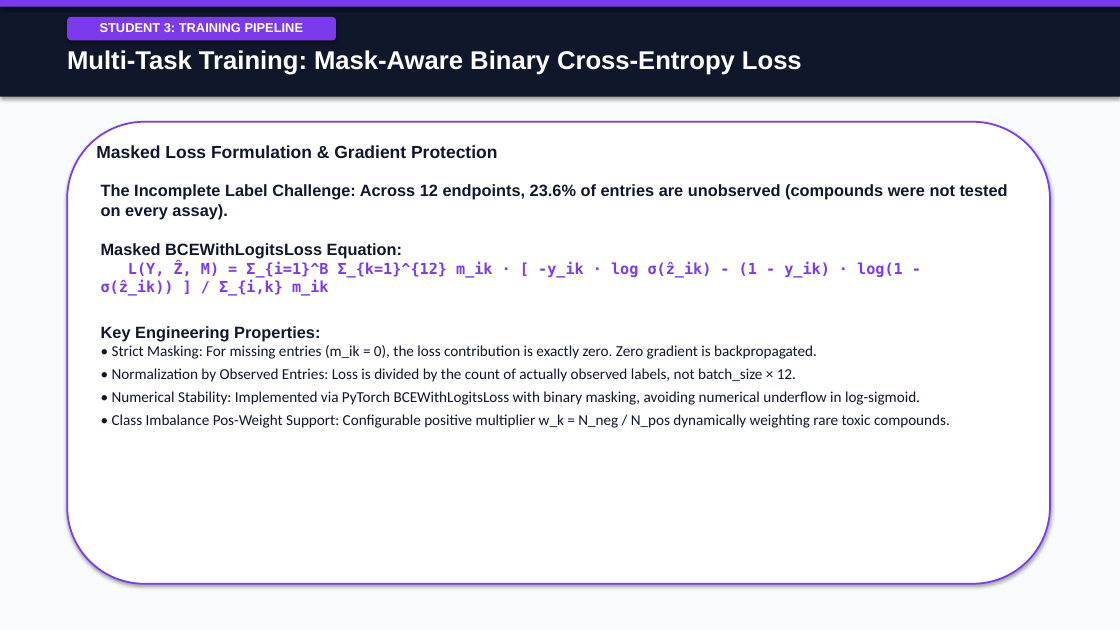
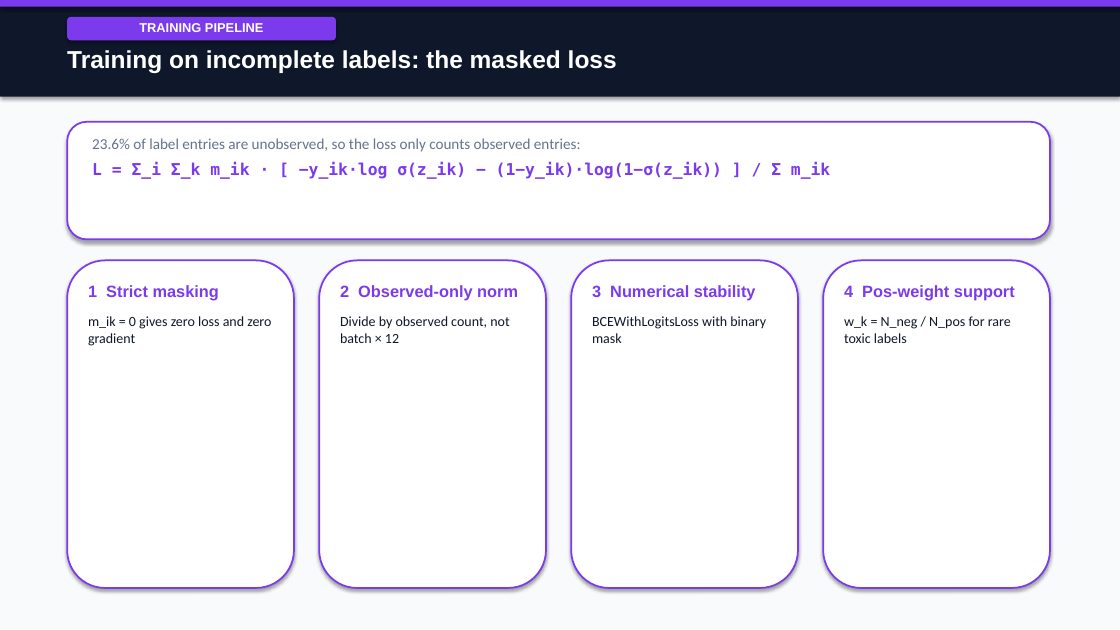
Before and after one commit to shouryapratap132006/Molecular-Toxicity-Prediction, a slide deck: slide 10 of reports/final_presentation/phase2_final_presentation.pptx. Drawn at 1120x630 pixels with LibreOffice and Linux fonts; fonts in the diff are those of the drawing. Boxes give left, top, right and bottom in pixels: in the first picture for what was removed or moved away, otherwise in the second. Text is boxed around its words. In the diff, an @@ line names an element or a change of style, - is before the commit and + after.

Commit message:
docs(presentation): align slide deck directly with defense script

```diff
--- a/reports/final_presentation/phase2_final_presentation.pptx
+++ b/reports/final_presentation/phase2_final_presentation.pptx
@@ text in rounded rectangle at bbox=[139, 23, 264, 32]: text changed @@
-STUDENT 3: TRAINING PIPELINE
+TRAINING PIPELINE
@@ text at bbox=[67, 50, 617, 73]: text changed; size 22 to 21 pt @@
-Multi-Task Training: Mask-Aware Binary Cross-Entropy Loss
+Training on incomplete labels: the masked loss
@@ rounded rectangle: place and size @@
-rounded rectangle at bbox=[67, 122, 1050, 584]
+rounded rectangle at bbox=[67, 122, 1050, 239]
@@ text at bbox=[92, 138, 830, 179]: text changed; size 15 to 13 pt; font Arial to Calibri; text colour #0F172A to #64748B; bold off @@
-Masked Loss Formulation & Gradient Protection
+23.6% of label entries are unobserved, so the loss only counts observed entries:
+L = Σ_i Σ_k m_ik · [ −y_ik·log σ(z_ik) − (1−y_ik)·log(1−σ(z_ik)) ] / Σ m_ik
@@ text removed at bbox=[101, 184, 1008, 428] @@
-The Incomplete Label Challenge: Across 12 endpoints, 23.6% of entries are unobserved (compounds were not tested on every assay).
-Masked BCEWithLogitsLoss Equation:
-L(Y, Ẑ, M) = Σ_{i=1}^B Σ_{k=1}^{12} m_ik · [ -y_ik · log σ(ẑ_ik) - (1 - y_ik) · log(1 - σ(ẑ_ik)) ] / Σ_{i,k} m_ik
-Key Engineering Properties:
-• Strict Masking: For missing entries (m_ik = 0), the loss contribution is exactly zero. Zero gradient is backpropagated.
-• Normalization by Observed Entries: Loss is divided by the count of actually observed labels, not batch_size × 12.
-• Numerical Stability: Implemented via PyTorch BCEWithLogitsLoss with binary masking, avoiding numerical underflow in log-sigmoid.
-• Class Imbalance Pos-Weight Support: Configurable positive multiplier w_k = N_neg / N_pos dynamically weighting rare toxic compounds.
@@ rounded rectangle added at bbox=[67, 260, 294, 588], fill #FFFFFF, outline #7C3AED 1.5 pt @@
@@ rounded rectangle added at bbox=[319, 260, 546, 588], fill #FFFFFF, outline #7C3AED 1.5 pt @@
@@ rounded rectangle added at bbox=[571, 260, 798, 588], fill #FFFFFF, outline #7C3AED 1.5 pt @@
@@ rounded rectangle added at bbox=[823, 260, 1050, 588], fill #FFFFFF, outline #7C3AED 1.5 pt @@
@@ text added at bbox=[88, 285, 271, 346], 12 pt, text #0F172A @@
+1 Strict masking
+m_ik = 0 gives zero loss and zero gradient
@@ text added at bbox=[340, 285, 518, 343], 12 pt, text #0F172A @@
+2 Observed-only norm
+Divide by observed count, not batch × 12
@@ text added at bbox=[592, 285, 766, 343], 12 pt, text #0F172A @@
+3 Numerical stability
+BCEWithLogitsLoss with binary mask
@@ text added at bbox=[844, 285, 1015, 343], 12 pt, text #0F172A @@
+4 Pos-weight support
+w_k = N_neg / N_pos for rare toxic labels
```
Also in this commit, not shown: 19 other slides changed, 1 other file.
